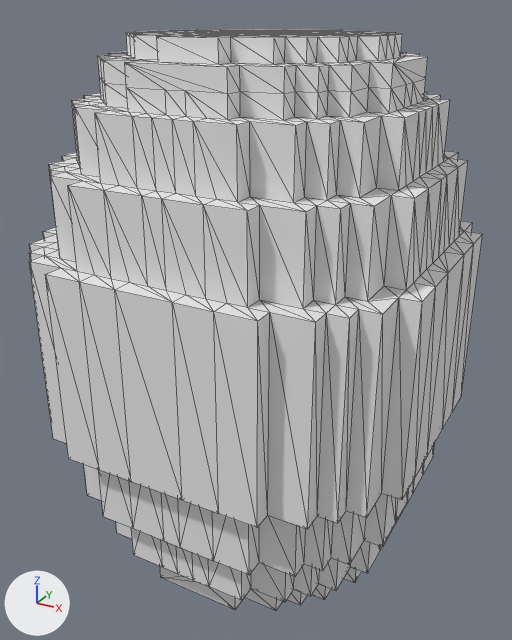
A saved change to the OBJ model Zwergen-Clash-Royale/Assets/game/Models/Environment/Barrel.obj.
Camera for both pictures: a 50 mm lens placed at (18.1, -34.1, 31.1), pointed at (0.3, -1.7, 14.9). Arrows for +X, +Y and +Z are at lower left; the lights stay in place. Mesh edges are drawn as thin lines. Where no turn or scale is listed for an object, it has been applied to the vertices. Vertices at the same position are counted once.

Objects in the first picture: 'Barrel'.
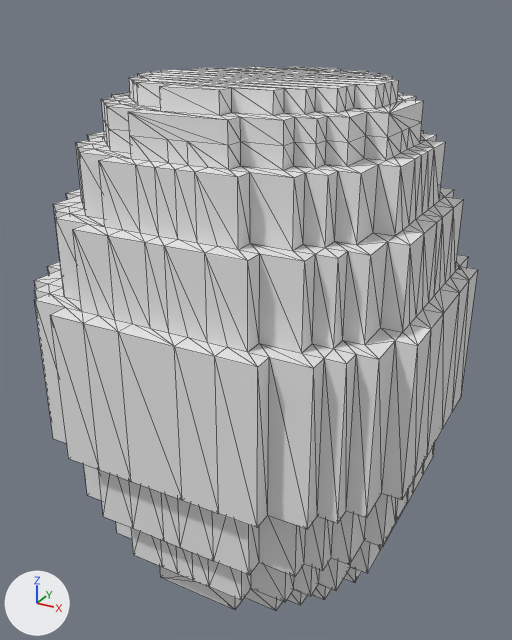
Commit message: Barrel Stauchung

The edits, one by one:
me_barrel has 1003 vertices, 2002 faces and spans x -10.0..11.0, y -12.0..9.0, z 0.0..30.0.
me_barrel is used by ob_barrel; location (0.0, 0.0, 0.0).
me_barrel part 1: all 509 vertices in x -10.0..11.0, y -12.0..9.0, z 20.0..30.0 are moved by (0.0, 0.0, -2.0).

Location of each change, [x1, y1, x2, y2] in pixels of the pictures (512 x 640 px; the box of a moved part takes in the faces that stretch with it):
'Barrel', reshaped (7% shorter): before [29, 29, 483, 611]; after [34, 67, 478, 611]
part 1 of me_barrel, moved or reshaped: before [29, 29, 483, 523]; after [34, 67, 478, 523]
